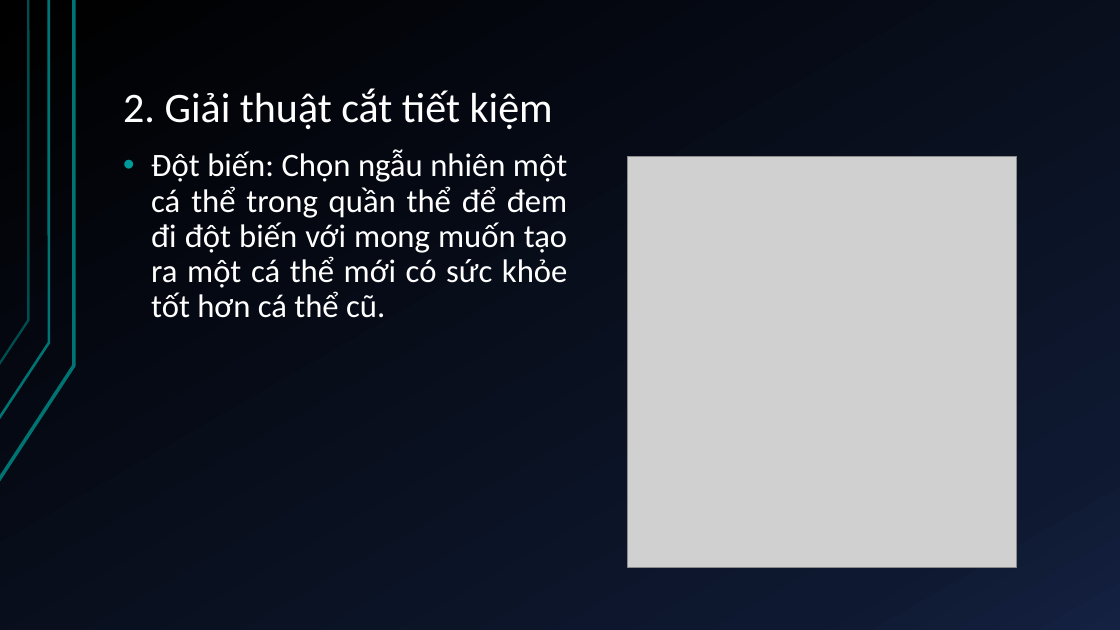
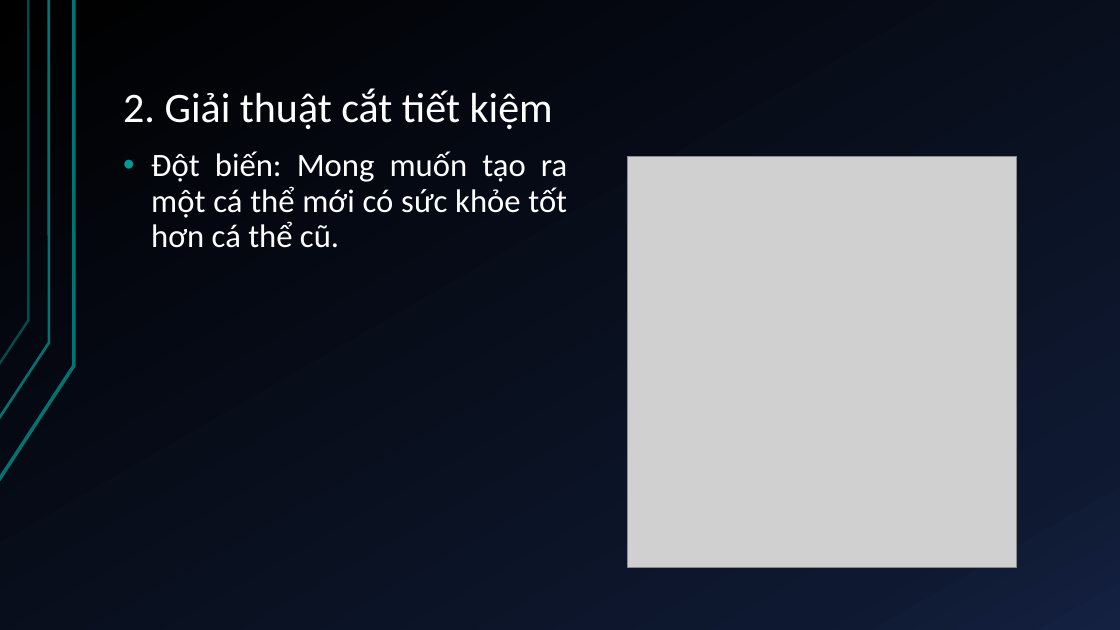
Before and after one commit to duykypaul/GeneticAlgorithmLearning, a slide deck: slide 10 of src/com/duykypaul/kltn/docs/TỰ ĐỘNG LẬP KẾ HOẠCH GIA CÔNG CẮT.pptx. Drawn at 1120x630 pixels with LibreOffice and Linux fonts; fonts in the diff are those of the drawing; grey boxes stand for pictures. Boxes give left, top, right and bottom in pixels: in the first picture for what was removed or moved away, otherwise in the second. Text is boxed around its words. In the diff, an @@ line names an element or a change of style, - is before the commit and + after.

```diff
--- a/src/com/duykypaul/kltn/docs/TỰ ĐỘNG LẬP KẾ HOẠCH GIA CÔNG CẮT.pptx
+++ b/src/com/duykypaul/kltn/docs/TỰ ĐỘNG LẬP KẾ HOẠCH GIA CÔNG CẮT.pptx
@@ text at (x1=151, y1=151, x2=567, y2=248): text changed @@
-• Đột biến: Chọn ngẫu nhiên một cá thể trong quần thể để đem đi đột biến với mong muốn tạo ra một cá thể mới có sức khỏe tốt hơn cá thể cũ.
+• Đột biến: Mong muốn tạo ra một cá thể mới có sức khỏe tốt hơn cá thể cũ.
```
Also in this commit, not shown: 4 other slides changed, 5 slides added, 1 other file.
